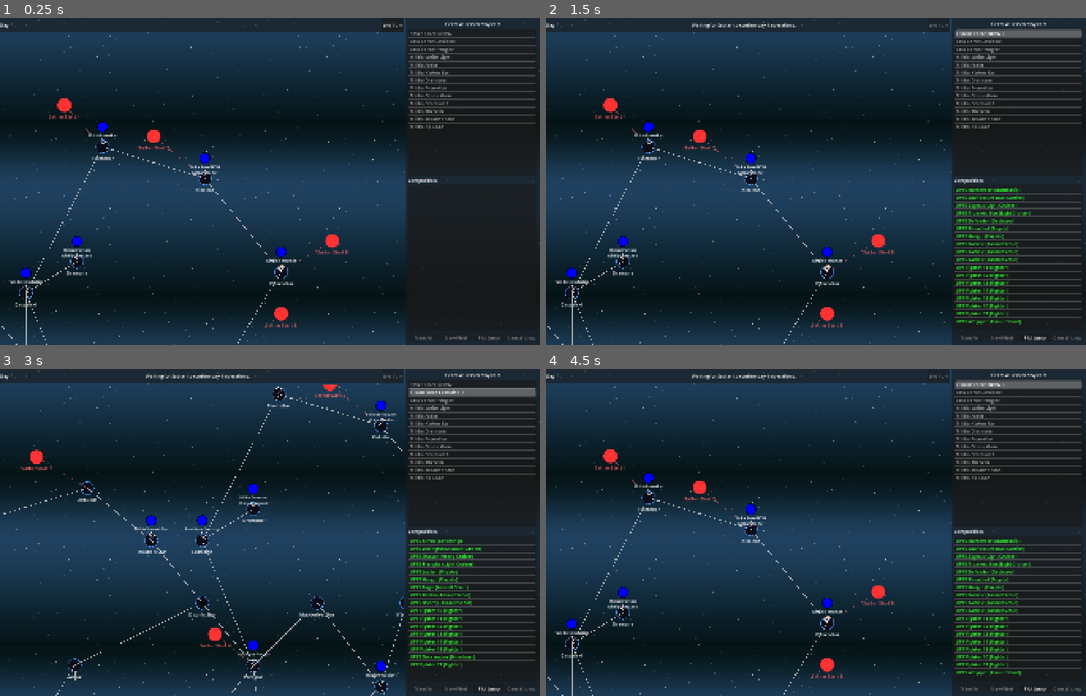
Above: before the commit, frames 1-4 (two rows, left to right).
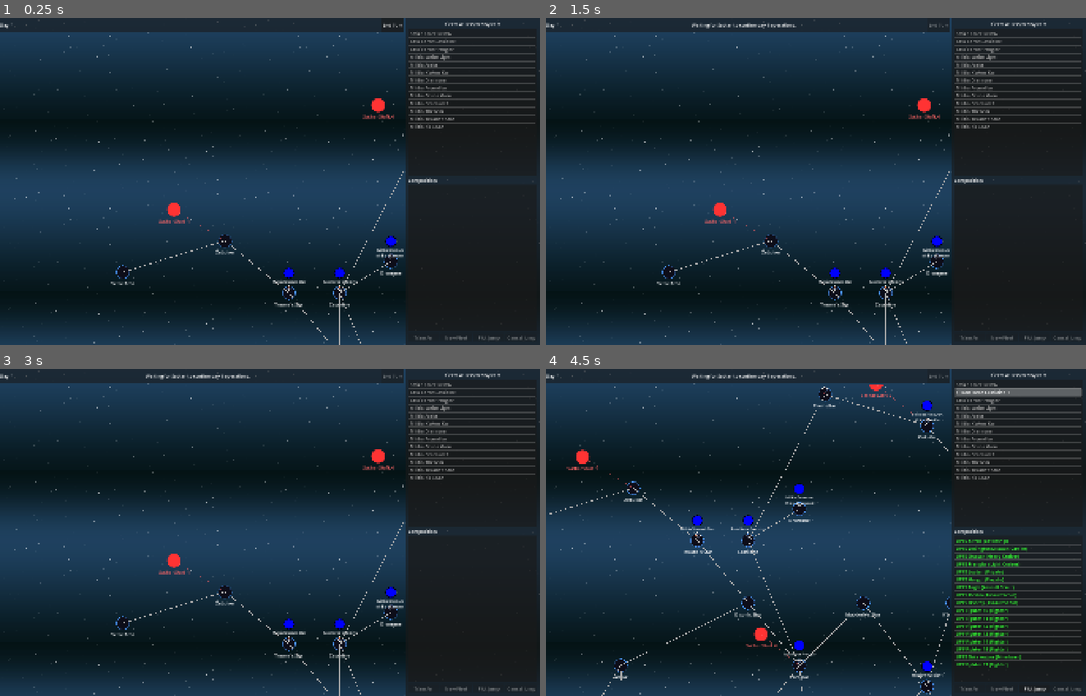
Above: after the commit, the same moments.

Repository: jjeffers/sf-kh-simulator
Game: Godot game, scene res://Scenes/CampaignMap.tscn
Same seed, same stepped clock (60 frames per second), same inputs: the game is played once before the commit and once after it. This scene is started directly instead of the project's main scene.
Inputs (mouse positions are in pixels of both pictures, inside the frame that each line leads up to):
- Up to frame 1 (0.25 s): no input
- Up to frame 2 (1.5 s): click "End Turn" at 0.5 s; click (751, 158) at 1.27 s
- Up to frame 3 (3 s): click (518, 509) at 2.02 s; click (27, 624) at 2.77 s
- Up to frame 4 (4.5 s): click (929, 404) at 3.52 s; click (886, 624) at 4.27 s

The runs differ from the first frame. In frame 1, 3.0% of the frame differs, in the area x 0-75%, y 24-100%; in frame 2, 7.2%; in frame 3, 7.7%, in the area x 0-100%, y 4-100%; in frame 4, 6.3%.

Commit message:
feature/map viewport zooming (#77)
* feat: adding wasd scroll inputs and viewport zoom to campaign map

* fix: intercepting pgup/pgdown scrollcontainer drift for map zooming

* fix: intercept pgup/pgdn in _input so ScrollContainer ignores them

* fix: introduced MapWrapper to isolate ScrollContainer map scaling bounds

Diff:
--- a/Scripts/CampaignMap.gd
+++ b/Scripts/CampaignMap.gd
@@ -28,6 +28,10 @@
 var pan_speed: float = 600.0
 var map_move_dir: Vector2 = Vector2.ZERO
 
+var current_zoom: float = 1.0
+var min_zoom: float = 0.5
+const BASE_MAP_SIZE := Vector2(2500, 2500)
+
 var active_encounter_dialog: Node = null
 
 func _ready():
@@ -55,6 +59,14 @@
 
 	if campaign.fleets.is_empty():
 		campaign.start_new_campaign()
+
+	# Wrap MapContainer to fix ScrollContainer zoom scaling bug
+	var map_wrapper = Control.new()
+	map_wrapper.name = "MapWrapper"
+	map_wrapper.custom_minimum_size = BASE_MAP_SIZE
+	map_view.remove_child(map_container)
+	map_view.add_child(map_wrapper)
+	map_wrapper.add_child(map_container)
 
 	# Select an initial system to populate the lists
 	var my_fac = _get_my_faction()
@@ -92,14 +104,70 @@
 	# Prioritize Map Panning over UI Element focus navigation
 	if event is InputEventKey:
 		var handled_arrow = false
-		if event.is_action("ui_left"): map_move_dir.x = -1.0 if event.pressed else (1.0 if Input.is_action_pressed("ui_right") else 0.0); handled_arrow = true
-		elif event.is_action("ui_right"): map_move_dir.x = 1.0 if event.pressed else (-1.0 if Input.is_action_pressed("ui_left") else 0.0); handled_arrow = true
-		elif event.is_action("ui_up"): map_move_dir.y = -1.0 if event.pressed else (1.0 if Input.is_action_pressed("ui_down") else 0.0); handled_arrow = true
-		elif event.is_action("ui_down"): map_move_dir.y = 1.0 if event.pressed else (-1.0 if Input.is_action_pressed("ui_up") else 0.0); handled_arrow = true
+
+		# Left
+		if event.is_action("ui_left") or event.keycode == KEY_A:
+			map_move_dir.x = -1.0 if event.pressed else (1.0 if Input.is_action_pressed("ui_right") or Input.is_physical_key_pressed(KEY_D) else 0.0)
+			handled_arrow = true
+		# Right
+		elif event.is_action("ui_right") or event.keycode == KEY_D:
+			map_move_dir.x = 1.0 if event.pressed else (-1.0 if Input.is_action_pressed("ui_left") or Input.is_physical_key_pressed(KEY_A) else 0.0)
+			handled_arrow = true
+		# Up
+		elif event.is_action("ui_up") or event.keycode == KEY_W:
+			map_move_dir.y = -1.0 if event.pressed else (1.0 if Input.is_action_pressed("ui_down") or Input.is_physical_key_pressed(KEY_S) else 0.0)
+			handled_arrow = true
+		# Down
+		elif event.is_action("ui_down") or event.keycode == KEY_S:
+			map_move_dir.y = 1.0 if event.pressed else (-1.0 if Input.is_action_pressed("ui_up") or Input.is_physical_key_pressed(KEY_W) else 0.0)
+			handled_arrow = true
+
+		# Zoom Map (PgUp/PgDn)
+		if event.pressed and not event.is_echo():
+			if event.keycode == KEY_PAGEUP:
+				_set_zoom(current_zoom + 0.1)
+				handled_arrow = true
+			elif event.keycode == KEY_PAGEDOWN:
+				_set_zoom(current_zoom - 0.1)
+				handled_arrow = true
 
 		# If user pressed an arrow key, consume it so the Ship lists don't tab around
 		if handled_arrow:
 			get_viewport().set_input_as_handled()
+
+	if event is InputEventMouseButton and event.pressed:
+		if event.button_index == MOUSE_BUTTON_WHEEL_UP:
+			_set_zoom(current_zoom + 0.1)
+		elif event.button_index == MOUSE_BUTTON_WHEEL_DOWN:
+			_set_zoom(current_zoom - 0.1)
+
+func _set_zoom(new_zoom: float):
+	var old_zoom = current_zoom
+	current_zoom = clamp(new_zoom, min_zoom, 1.0)
+
+	# Determine logical center percentage of the view so we can refocus
+	var center_x = map_view.scroll_horizontal + (map_view.size.x / 2.0)
+	var center_y = map_view.scroll_vertical + (map_view.size.y / 2.0)
+
+	var old_size = BASE_MAP_SIZE * old_zoom
+	var pct_x = center_x / old_size.x if old_size.x > 0 else 0.5
+	var pct_y = center_y / old_size.y if old_size.y > 0 else 0.5
+
+	map_container.scale = Vector2(current_zoom, current_zoom)
+
+	# Update scroll container internal size constraints to preserve accurate panning
+	var map_wrapper = map_container.get_parent()
+	map_wrapper.custom_minimum_size = BASE_MAP_SIZE * current_zoom
+
+	# Re-apply the zoom focus after the ScrollContainer's internal layout recalculates the scrollbars
+	call_deferred("_apply_scroll_after_zoom", pct_x, pct_y)
+
+func _apply_scroll_after_zoom(pct_x: float, pct_y: float):
+	var new_size = BASE_MAP_SIZE * current_zoom
+	var new_center_x = new_size.x * pct_x
+	var new_center_y = new_size.y * pct_y
+	map_view.scroll_horizontal = int(new_center_x - (map_view.size.x / 2.0))
+	map_view.scroll_vertical = int(new_center_y - (map_view.size.y / 2.0))
 
 func _process(delta):
 	if map_move_dir != Vector2.ZERO:
@@ -159,6 +227,15 @@
 	call_deferred("_on_resize")
 
 func _on_resize():
+	# Calculate how small we're allowed to shrink the map before it leaves screen layout bounds
+	var view_size = map_view.size
+	var min_scale_x = view_size.x / BASE_MAP_SIZE.x
+	var min_scale_y = view_size.y / BASE_MAP_SIZE.y
+	min_zoom = max(min_scale_x, min_scale_y)
+
+	# Restrict the current zoom if the screen bounds squeezed passed the floor
+	_set_zoom(current_zoom)
+
 	# Redraw positions when window resizes
 	for child in systems_container.get_children():
 		child.queue_free()
@@ -170,7 +247,7 @@
 
 func _coord_to_screen(x: float, y: float) -> Vector2:
 	# Coords relative to the total MapContainer size (2500x2500)
-	var map_size = map_container.custom_minimum_size
+	var map_size = BASE_MAP_SIZE
 	# Margin around edge of map bounds inside container
 	var margin_x = map_size.x * 0.1
 	var margin_y = map_size.y * 0.1
@@ -638,9 +715,11 @@
 
 	if pos != Vector2.ZERO:
 		# Scroll to center the target position in the current viewport size
+		# Apply current_zoom math since pos is the unscaled BASE_MAP_SIZE coordinate
+		var scaled_pos = pos * current_zoom
 		var view_size = map_view.size
-		map_view.scroll_horizontal = int(pos.x - view_size.x / 2.0)
-		map_view.scroll_vertical = int(pos.y - view_size.y / 2.0)
+		map_view.scroll_horizontal = int(scaled_pos.x - view_size.x / 2.0)
+		map_view.scroll_vertical = int(scaled_pos.y - view_size.y / 2.0)
 
 func _update_composition_panel():
 	ship_list_ui.clear()
